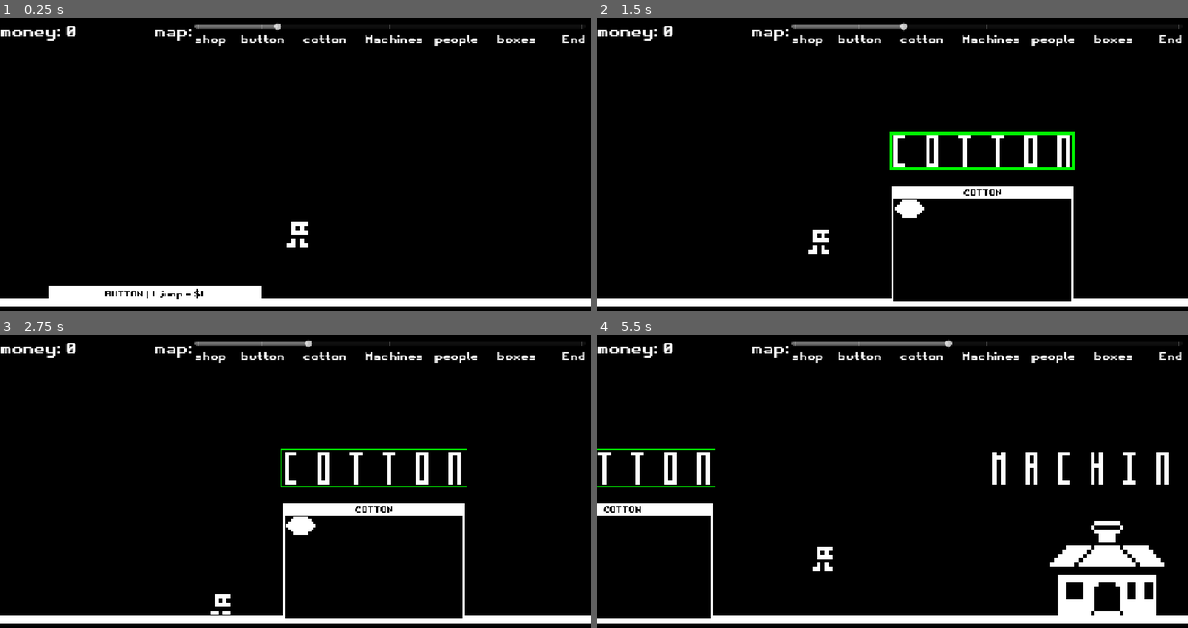
Above: before the commit, frames 1-4 (two rows, left to right).
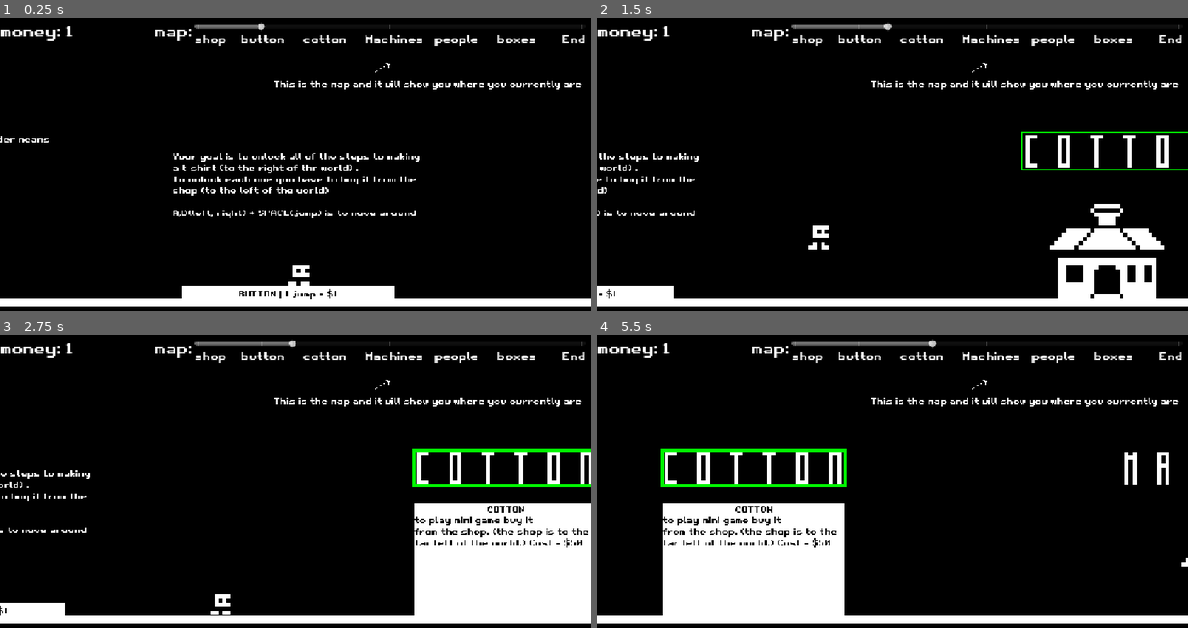
Above: after the commit, the same moments.

Repository: simonM-b/world-history-midterm
Game: Godot game, scene res://scene + script/main.tscn
Same seed, same stepped clock (60 frames per second), same inputs: the game is played once before the commit and once after it.
Inputs (mouse positions are in pixels of both pictures, inside the frame that each line leads up to):
- Up to frame 1 (0.25 s): no input
- Up to frame 2 (1.5 s): tap Enter at 0.5 s; hold Right (right) 0.53-1.25 s; tap Space (jump) at 0.6, 0.77, 1.07 s; click (1028, 149) at 1.27 s
- Up to frame 3 (2.75 s): click (508, 466) at 2.02 s
- Up to frame 4 (5.5 s): tap Enter every 0.75 s from 2.75 to 5 s; hold Right (right) 2.78-3.53 s; tap Space (jump) at 2.85, 3.02, 3.32, 3.6, 4.35, 4.52, 4.82, 5.1, 5.27 s; hold A (left) 3.53-4.28 s; hold Right (right) from 4.28 s (still down)

The runs differ from the first frame. In frame 1, 3.9% of the frame differs, in the area x 0-99%, y 1-96%; in frame 2, 8.3%; in frame 3, 15%; in frame 4, 17%, in the area x 0-100%, y 1-97%.

Commit message:
finished cotton

Diff:
--- a/GLOBAL.gd
+++ b/GLOBAL.gd
@@ -10,6 +10,8 @@
 
 var mapProgress = 0
 
+var cotton = false
+
 # Called when the node enters the scene tree for the first time.
 func _ready() -> void:
 	pass # Replace with function body.
--- /dev/null
+++ b/scene + script/cotton.gd
@@ -0,0 +1,31 @@
+extends Sprite2D
+
+var health = randi_range(1,1)
+var healthDamage = 1
+var minimumHealth = 0
+
+signal killed
+
+# Called when the node enters the scene tree for the first time.
+func _ready() -> void:
+	pass # Replace with function body.
+
+
+# Called every frame. 'delta' is the elapsed time since the previous frame.
+func _process(delta: float) -> void:
+	if health <= minimumHealth:
+		killed.emit()
+		GLOBAL.money += 5
+		queue_free()
+
+
+func _on_button_pressed() -> void:
+	health -= healthDamage
+	self.self_modulate = Color("#ff0000")
+	$damageshow.start()
+
+	#print("abcd")
+
+
+func _on_damageshow_timeout() -> void:
+	self.self_modulate = Color("ffffffff")
--- a/scene + script/cotton_ui.gd
+++ b/scene + script/cotton_ui.gd
@@ -1,24 +1,53 @@
 extends Control
 
 @onready var cottonSPRITE = $Node2D/cotton
+var cottonDeath = 0
+var cottonMaxDeath = 1000000000000
+var a = true
 # Called when the node enters the scene tree for the first time.
 func _ready() -> void:
-	placeAllCottons()
+	pass
 
 
 # Called every frame. 'delta' is the elapsed time since the previous frame.
 func _process(delta: float) -> void:
-	pass
+	if a == true and GLOBAL.cotton == true:
+		$ColorRect2.queue_free()
+		cottonMaxDeath = 0
+		a = false
+
+	if cottonDeath >= cottonMaxDeath:
+		cottonMaxDeath = 1000000000000
+		$cottonresettimer.start()
 
 func placeAllCottons():
-	var numbX = 6
-	var numbY = 1
-	var prevX = 53.0
-	var prevY = 93.0
+	#print(cottonSPRITE.get_rect().size.x)
+	cottonDeath = 0
+	cottonMaxDeath = 0
+	var numbX = 7
+	var numbY = 3
+	var prevX = -35
+	var saveX = prevX
+	var prevY = 100
+	var separation = 100
 	var co = cottonSPRITE
 	for o in range(numbY):
 		for i in range(numbX):
 			var cloned_node = cottonSPRITE.duplicate(15)
-			cloned_node.position = Vector2(prevX + cloned_node.get_rect().size.x,prevY)
+			cloned_node.position = Vector2(prevX + separation,prevY)
 			prevX = cloned_node.position.x
 			add_child(cloned_node)
+			cottonMaxDeath += 1
+		prevY += separation
+		prevX = saveX
+	print(cottonMaxDeath)
+
+
+func _on_cotton_killed() -> void:
+	cottonDeath += 1
+	print(cottonDeath)
+
+
+func _on_cottonresettimer_timeout() -> void:
+	placeAllCottons()
+	print("reseting cottons")
--- a/scene + script/cotton_ui.tscn
+++ b/scene + script/cotton_ui.tscn
@@ -1,7 +1,18 @@
-[gd_scene load_steps=3 format=3 uid="uid://burcj3s0a061r"]
+[gd_scene load_steps=9 format=3 uid="uid://burcj3s0a061r"]
 
 [ext_resource type="Script" uid="uid://d4e8lx6dt4nsy" path="res://scene + script/cotton_ui.gd" id="1_xs2gf"]
 [ext_resource type="Texture2D" uid="uid://ue1m36gfaa2i" path="res://images/1BitPlatformerTileset.png" id="2_gp5vi"]
+[ext_resource type="Script" uid="uid://cl00y3q2coqd4" path="res://scene + script/cotton.gd" id="3_gp5vi"]
+
+[sub_resource type="StyleBoxEmpty" id="StyleBoxEmpty_j27hx"]
+
+[sub_resource type="StyleBoxEmpty" id="StyleBoxEmpty_8jpxf"]
+
+[sub_resource type="StyleBoxEmpty" id="StyleBoxEmpty_4f4lv"]
+
+[sub_resource type="StyleBoxEmpty" id="StyleBoxEmpty_gp5vi"]
+
+[sub_resource type="StyleBoxEmpty" id="StyleBoxEmpty_xs2gf"]
 
 [node name="cotton ui" type="Control"]
 layout_mode = 3
@@ -11,17 +22,20 @@
 offset_bottom = 195.04797
 grow_horizontal = 2
 grow_vertical = 2
+mouse_filter = 2
 script = ExtResource("1_xs2gf")
 
 [node name="ColorRect" type="ColorRect" parent="."]
 layout_mode = 0
 offset_right = 709.0
 offset_bottom = 457.0
+mouse_filter = 2
 
 [node name="MarginContainer" type="MarginContainer" parent="ColorRect"]
 layout_mode = 0
 offset_right = 708.0
 offset_bottom = 455.0
+mouse_filter = 2
 theme_override_constants/margin_left = 10
 theme_override_constants/margin_top = 5
 theme_override_constants/margin_right = 5
@@ -29,6 +43,7 @@
 
 [node name="VBoxContainer" type="VBoxContainer" parent="ColorRect/MarginContainer"]
 layout_mode = 2
+mouse_filter = 2
 
 [node name="Label" type="Label" parent="ColorRect/MarginContainer/VBoxContainer"]
 layout_mode = 2
@@ -40,13 +55,73 @@
 [node name="ColorRect2" type="ColorRect" parent="ColorRect/MarginContainer/VBoxContainer"]
 layout_mode = 2
 size_flags_vertical = 3
+mouse_filter = 2
 color = Color(0, 0, 0, 1)
 
 [node name="Node2D" type="Node2D" parent="."]
 
 [node name="cotton" type="Sprite2D" parent="Node2D"]
-position = Vector2(53, 93.00001)
+position = Vector2(122.999985, 2568.9998)
 scale = Vector2(10, 10)
 texture = ExtResource("2_gp5vi")
 region_enabled = true
 region_rect = Rect2(48, 40, 8, 8)
+script = ExtResource("3_gp5vi")
+
+[node name="Button" type="Button" parent="Node2D/cotton"]
+offset_left = -4.4999986
+offset_top = -4.4000244
+offset_right = 3.5000014
+offset_bottom = 3.5999756
+theme_override_styles/normal = SubResource("StyleBoxEmpty_j27hx")
+theme_override_styles/pressed = SubResource("StyleBoxEmpty_8jpxf")
+theme_override_styles/hover = SubResource("StyleBoxEmpty_4f4lv")
+theme_override_styles/disabled = SubResource("StyleBoxEmpty_gp5vi")
+theme_override_styles/focus = SubResource("StyleBoxEmpty_xs2gf")
+flat = true
+
+[node name="damageshow" type="Timer" parent="Node2D/cotton"]
+wait_time = 0.05
+autostart = true
+
+[node name="cottonresettimer" type="Timer" parent="."]
+wait_time = 0.1
+one_shot = true
+
+[node name="Label" type="Label" parent="."]
+layout_mode = 0
+offset_left = 11.0
+offset_top = 359.0
+offset_right = 698.0
+offset_bottom = 400.0
+theme_override_font_sizes/font_size = 32
+text = "Each     is a cotton. click 2-3 times
+to harvest. 1 cotton = $5"
+
+[node name="Sprite2D" type="Sprite2D" parent="Label"]
+position = Vector2(130, 21)
+scale = Vector2(6, 6)
+texture = ExtResource("2_gp5vi")
+region_enabled = true
+region_rect = Rect2(48, 40, 8, 8)
+
+[node name="ColorRect2" type="ColorRect" parent="."]
+layout_mode = 0
+offset_top = 46.0
+offset_right = 710.0
+offset_bottom = 457.0
+
+[node name="Label" type="Label" parent="ColorRect2"]
+layout_mode = 0
+offset_right = 40.0
+offset_bottom = 21.0
+theme_override_colors/font_color = Color(0, 0, 0, 1)
+theme_override_font_sizes/font_size = 32
+text = "to play mini game buy it
+from the shop. (the shop is to the
+far left of the world.) Cost = $50"
+
+[connection signal="killed" from="Node2D/cotton" to="." method="_on_cotton_killed"]
+[connection signal="pressed" from="Node2D/cotton/Button" to="Node2D/cotton" method="_on_button_pressed"]
+[connection signal="timeout" from="Node2D/cotton/damageshow" to="Node2D/cotton" method="_on_damageshow_timeout"]
+[connection signal="timeout" from="cottonresettimer" to="." method="_on_cottonresettimer_timeout"]
--- a/scene + script/main.gd
+++ b/scene + script/main.gd
@@ -1,6 +1,7 @@
 extends Node2D
 
 var shopButton = 0
+var cottonButton = 0
 
 # Called when the node enters the scene tree for the first time.
 func _ready() -> void:
@@ -18,3 +19,11 @@
 		$shop/shop.show()
 	else:
 		$shop/shop.hide()
+
+
+func _on_c_button_pressed() -> void:
+	cottonButton += 1
+	if cottonButton % 2 == 1:
+		$"cotton/cotton ui".show()
+	else:
+		$"cotton/cotton ui".hide()
--- a/scene + script/main.tscn
+++ b/scene + script/main.tscn
@@ -171,7 +171,7 @@
 tile_set = SubResource("TileSet_nk0ok")
 
 [node name="main player" parent="." instance=ExtResource("1_je4m1")]
-position = Vector2(3370, -532)
+position = Vector2(2856, -221)
 jumpSpeed = -2000
 
 [node name="floor" type="StaticBody2D" parent="."]
@@ -228,7 +228,7 @@
 [node name="ui" parent="CanvasLayer" instance=ExtResource("3_1pu4h")]
 
 [node name="Camera2D" type="Camera2D" parent="."]
-position = Vector2(3370, -450)
+position = Vector2(2851, -219)
 zoom = Vector2(0.5, 0.5)
 limit_smoothed = true
 position_smoothing_speed = 4.0
@@ -285,6 +285,7 @@
 [node name="shop" type="Node2D" parent="."]
 
 [node name="shop" parent="shop" instance=ExtResource("6_nk0ok")]
+visible = false
 offset_left = 566.0
 offset_top = -439.0
 offset_right = 566.0
@@ -307,18 +308,19 @@
 offset_right = 1779.0
 offset_bottom = -558.0
 theme_override_font_sizes/font_size = 32
-text = "<- anything with a green border:
-click to open menue"
+text = "<- anything with a green border means
+you can click to open menue"
 
 [node name="cotton" type="Node2D" parent="."]
 
 [node name="cotton ui" parent="cotton" instance=ExtResource("8_770x0")]
+visible = false
 offset_left = 4599.0
 offset_top = -439.0
 offset_right = 4599.0
 offset_bottom = -439.0
 
-[node name="Button" type="Button" parent="cotton"]
+[node name="CButton" type="Button" parent="cotton"]
 offset_left = 4591.0
 offset_top = -649.0
 offset_right = 5318.0
@@ -341,4 +343,18 @@
 
 [node name="end" type="Node2D" parent="."]
 
+[node name="Label" type="Label" parent="."]
+offset_left = 2370.0
+offset_top = -575.0
+offset_right = 3349.0
+offset_bottom = -314.0
+theme_override_font_sizes/font_size = 32
+text = "Your goal is to unlock all of the steps to making
+a t-shirt (to the right of thr world) .
+To unlock each one you have to buy it from the
+shop (to the left of the world)
+
+A,D(left, right) + SPACE(jump) is to move around"
+
 [connection signal="pressed" from="shop/Button" to="." method="_on_button_pressed"]
+[connection signal="pressed" from="cotton/CButton" to="." method="_on_c_button_pressed"]
--- /dev/null
+++ b/scene + script/shop_ui.gd
@@ -0,0 +1,16 @@
+extends Control
+
+
+# Called when the node enters the scene tree for the first time.
+func _ready() -> void:
+	pass # Replace with function body.
+
+
+# Called every frame. 'delta' is the elapsed time since the previous frame.
+func _process(delta: float) -> void:
+	pass
+
+
+func _on_c_button_pressed() -> void:
+	GLOBAL.cotton = true
+	$"ColorRect/MarginContainer/VBoxContainer/cotton plant".hide()
--- a/scene + script/shop_ui.tscn
+++ b/scene + script/shop_ui.tscn
@@ -1,4 +1,6 @@
-[gd_scene load_steps=3 format=3 uid="uid://c8s132mgwy67m"]
+[gd_scene load_steps=4 format=3 uid="uid://c8s132mgwy67m"]
+
+[ext_resource type="Script" uid="uid://npgfb88hxjvk" path="res://scene + script/shop_ui.gd" id="1_c23uf"]
 
 [sub_resource type="StyleBoxFlat" id="StyleBoxFlat_sjqf3"]
 bg_color = Color(1, 1, 1, 0)
@@ -23,6 +25,7 @@
 anchor_bottom = 1.0
 grow_horizontal = 2
 grow_vertical = 2
+script = ExtResource("1_c23uf")
 
 [node name="ColorRect" type="ColorRect" parent="."]
 layout_mode = 0
@@ -93,7 +96,7 @@
 layout_mode = 2
 theme_override_constants/separation = 10
 
-[node name="Button" type="Button" parent="ColorRect/MarginContainer/VBoxContainer/cotton plant"]
+[node name="CButton" type="Button" parent="ColorRect/MarginContainer/VBoxContainer/cotton plant"]
 custom_minimum_size = Vector2(160, 0)
 layout_mode = 2
 focus_mode = 0
@@ -253,3 +256,5 @@
 theme_override_colors/font_color = Color(0, 0, 0, 1)
 theme_override_font_sizes/font_size = 25
 text = "Finish the shirt"
+
+[connection signal="pressed" from="ColorRect/MarginContainer/VBoxContainer/cotton plant/CButton" to="." method="_on_c_button_pressed"]
--- a/scene + script/ui.tscn
+++ b/scene + script/ui.tscn
@@ -90,3 +90,20 @@
 layout_mode = 2
 theme_override_font_sizes/font_size = 20
 text = "       End"
+
+[node name="Label" type="Label" parent="."]
+layout_mode = 0
+offset_left = 533.0
+offset_top = 120.0
+offset_right = 1133.0
+offset_bottom = 141.0
+text = "This is the map and it will show you where you currently are"
+
+[node name="Label2" type="Label" parent="."]
+layout_mode = 0
+offset_left = 726.0
+offset_top = 98.999985
+offset_right = 784.8607
+offset_bottom = 119.999985
+rotation = -0.54481465
+text = "--->"
Not shown, added: scene + script/cotton.gd.uid
Not shown, added: scene + script/shop_ui.gd.uid
